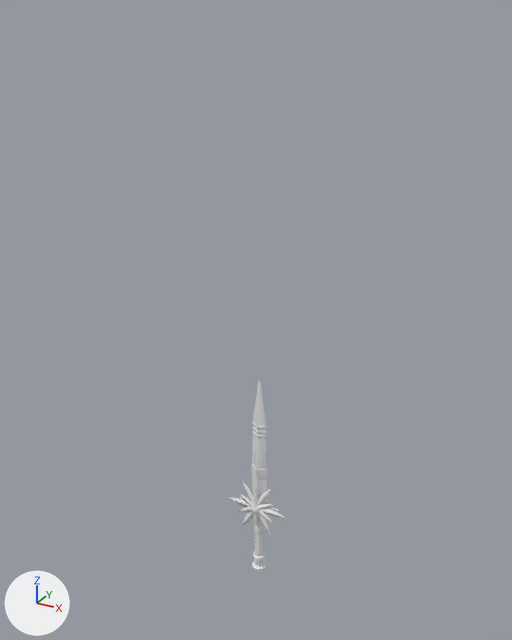
The FBX model graphic/3D/Sword/Sword.FBX, before and after one commit.
Both versions are drawn from a 50 mm camera at (0.416, -0.766, 0.76) aimed at (-0.013, 0.014, 0.371). Every picture has the same lights, and +X, +Y and +Z are marked at lower left. Vertices at the same position are counted once.
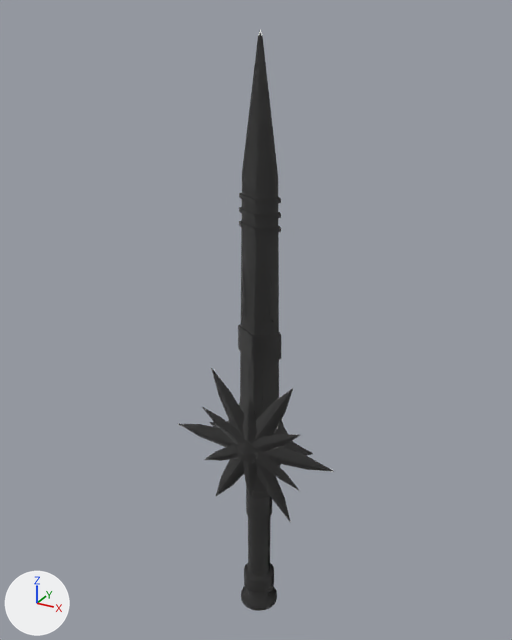
The newer file is also rescaled (x2.54) as a whole; pictures and numbers use the older file's frame.

Pixel boxes (x1, y1, x2, y2) of what changed, in the pictures (512 x 640 px; the box of a moved part takes in the faces that stretch with it):
'Object001', reshaped, rescaled, turned: before (228, 378, 286, 570); after (178, 30, 333, 611)
part 1 of me_mesh, moved or reshaped: before (250, 505, 259, 514); after (235, 440, 258, 464)
part 2 of me_mesh, moved or reshaped: before (252, 519, 266, 570); after (241, 479, 277, 611)
part 3 of me_mesh, moved or reshaped (not visible before): after (260, 272, 274, 416)
part 4 of me_mesh, moved or reshaped (not visible before): after (241, 268, 250, 397)
part 5 of me_mesh, moved or reshaped (not visible afterwards): before (259, 449, 264, 497)
part 6 of me_mesh, moved or reshaped: before (251, 464, 267, 478); after (238, 324, 281, 361)
part 7 of me_mesh, moved or reshaped: before (252, 431, 267, 437); after (239, 221, 281, 233)
part 8 of me_mesh, moved or reshaped: before (252, 423, 267, 428); after (239, 193, 281, 205)
part 9 of me_mesh, moved or reshaped: before (252, 427, 267, 433); after (239, 207, 281, 219)
part 10 of me_mesh, deleted: before (228, 378, 286, 535)
part 11 of me_mesh, added (black): after (178, 30, 333, 522)

Diff of the bpy script that builds the scene:
```diff
--- a/graphic/3D/Sword/Sword.FBX.py
+++ b/graphic/3D/Sword/Sword.FBX.py
@@ me_mesh @@
 # used by ob_object001; location = (0.0, 0.0, 0.0); rotation_euler = (-1.547, -0.0078, -2.829), in degrees (-89, -0.4, -162); scale = (-0.0151, -0.0254, -0.0333)
-me_mesh.from_pydata(...)  # 1739 vertices, 1680 faces; spans x -3.37..2.93, y -1.7..11.45, z -0.78..0.37
+me_mesh.from_pydata(...)  # 1738 vertices, 1680 faces; spans x -4.98..5.01, y -1.66..1.13, z -4.33..29.09
+# me_mesh part 1: the loose piece of 82 vertices spanning x -0.82..0.11, y 2.67..3.21, z -0.53..-0.35 is multiplied about the mesh origin by the matrix ((1.435, 0.0, -1.026), (0.464, 0.064, 3.171), (-0.012, 2.539, -0.08))
+# me_mesh part 2: the loose piece of 668 vertices spanning x -0.74..0.78, y -1.7..2.16, z -0.31..0.37 is multiplied about the mesh origin by the matrix ((1.435, 0.0, -1.026), (0.464, 0.064, 3.171), (-0.012, 2.539, -0.08))
+# me_mesh part 3: the loose piece of 76 vertices spanning x 0.16..0.58, y 3.42..7.01, z -0.16..0.09 is multiplied about the mesh origin by the matrix ((1.435, 0.0, -1.026), (-0.464, -0.064, -3.171), (-0.012, 2.539, -0.08))
+# me_mesh part 4: the loose piece of 76 vertices spanning x -0.62..-0.14, y 3.42..7.01, z -0.03..0.16 is multiplied about the mesh origin by the matrix ((1.435, 0.0, -1.026), (-0.464, -0.064, -3.171), (-0.012, 2.539, -0.08))
+# me_mesh part 5: the loose piece of 76 vertices spanning x 0.05..0.46, y 3.41..7.0, z -0.28..-0.23 is multiplied about the mesh origin by the matrix ((1.435, 0.0, -1.026), (-0.464, -0.064, -3.171), (-0.012, 2.539, -0.08))
+# me_mesh part 6: the loose piece of 48 vertices spanning x -0.9..0.77, y 5.07..5.66, z -0.37..0.18 is multiplied about the mesh origin by the matrix ((1.435, 0.0, -1.026), (0.464, 0.064, 3.171), (-0.012, 2.539, -0.08))
+# me_mesh part 7: the loose piece of 48 vertices spanning x -0.86..0.65, y 7.79..7.92, z -0.32..0.03 is multiplied about the mesh origin by the matrix ((1.435, 0.0, -1.026), (0.464, 0.064, 3.171), (-0.012, 2.539, -0.08))
+# me_mesh part 8: the loose piece of 48 vertices spanning x -0.85..0.62, y 8.35..8.48, z -0.31..0.0 is multiplied about the mesh origin by the matrix ((1.435, 0.0, -1.026), (0.464, 0.064, 3.171), (-0.012, 2.539, -0.08))
+# me_mesh part 9: the loose piece of 54 vertices spanning x -0.85..0.63, y 8.06..8.21, z -0.32..0.01 is multiplied about the mesh origin by the matrix ((1.435, 0.0, -1.026), (0.464, 0.064, 3.171), (-0.012, 2.539, -0.08))
+# me_mesh part 10: 14 loose pieces with 487 vertices, spanning x -3.37..2.93, y 1.27..11.45, z -0.78..0.27, are deleted
+# me_mesh part 11: 486 vertices added at x -4.98..5.01, y -1.33..0.8, z 3.26..29.09
@@ ob_object001 @@
 ob_object001.location = (0.0, 0.0, 0.0)
-ob_object001.rotation_euler = (-1.547, -0.0078, -2.829)  # degrees (-89, -0.4, -162)
-ob_object001.scale = (-0.0151, -0.0254, -0.0333)
+ob_object001.scale = (0.0254, 0.0254, 0.0254)
```
